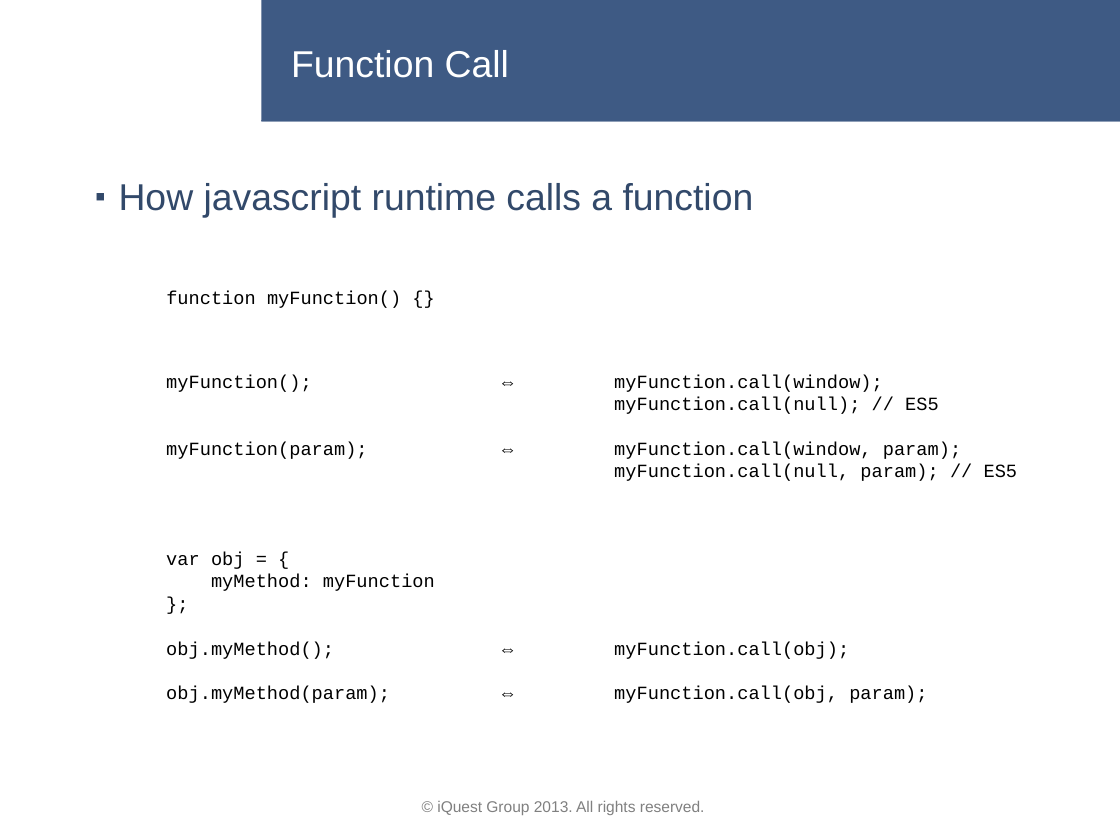
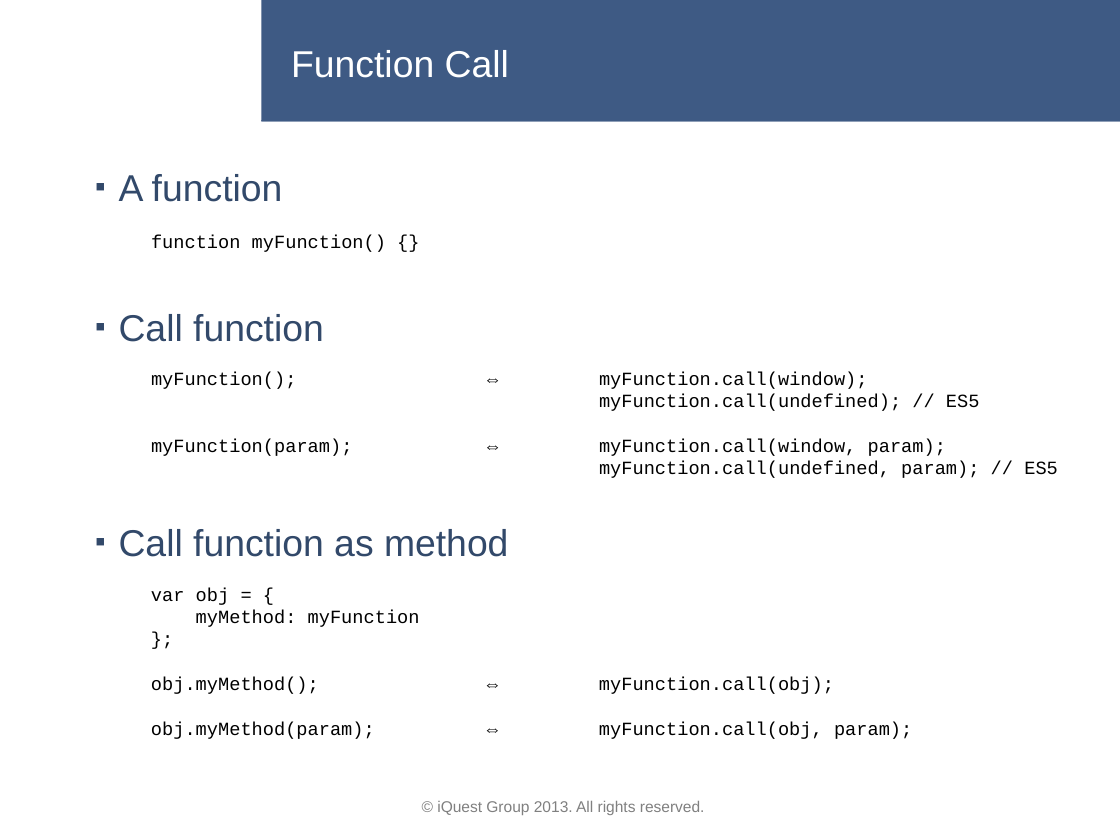
Before and after one commit to lastunicorn/BioCalcJs, a slide deck: slide 9 of doc/BioCalc Presentation.pptx. Drawn at 1120x840 pixels with LibreOffice and Linux fonts; fonts in the diff are those of the drawing; background and template pictures are left out. Boxes give left, top, right and bottom in pixels: in the first picture for what was removed or moved away, otherwise in the second. Text is boxed around its words. In the diff, an @@ line names an element or a change of style, - is before the commit and + after.

```diff
--- a/doc/BioCalc Presentation.pptx
+++ b/doc/BioCalc Presentation.pptx
@@ text at (119,174,283,202): text changed @@
-▪ How javascript runtime calls a function
+▪ A function
@@ text "function myFunction() {}": place and size @@
-text "function myFunction() {}" at (166,291,401,308)
+text "function myFunction() {}" at (151,235,386,252)
@@ text added at (119,314,324,342), 24 pt, text #32496A @@
+▪ Call function
@@ text "myFunction(); ⇔ myFunction.call(window);": place and size @@
-text "myFunction(); ⇔ myFunction.call(window);" at (166,375,1018,481)
+text "myFunction(); ⇔ myFunction.call(window);" at (151,372,1058,478)
@@ text at (599,394,980,411): text changed @@
-myFunction.call(null); // ES5
+myFunction.call(undefined); // ES5
@@ text at (599,461,1058,478): text changed @@
-myFunction.call(null, param); // ES5
+myFunction.call(undefined, param); // ES5
@@ text added at (119,529,508,557), 24 pt, text #32496A @@
+▪ Call function as method
@@ text "var obj = {" rewrapped from (166,642,927,703) to (151,588,912,739) @@
```
Also in this commit, not shown: 9 other slides changed, 1 slide added, 1 other file.
